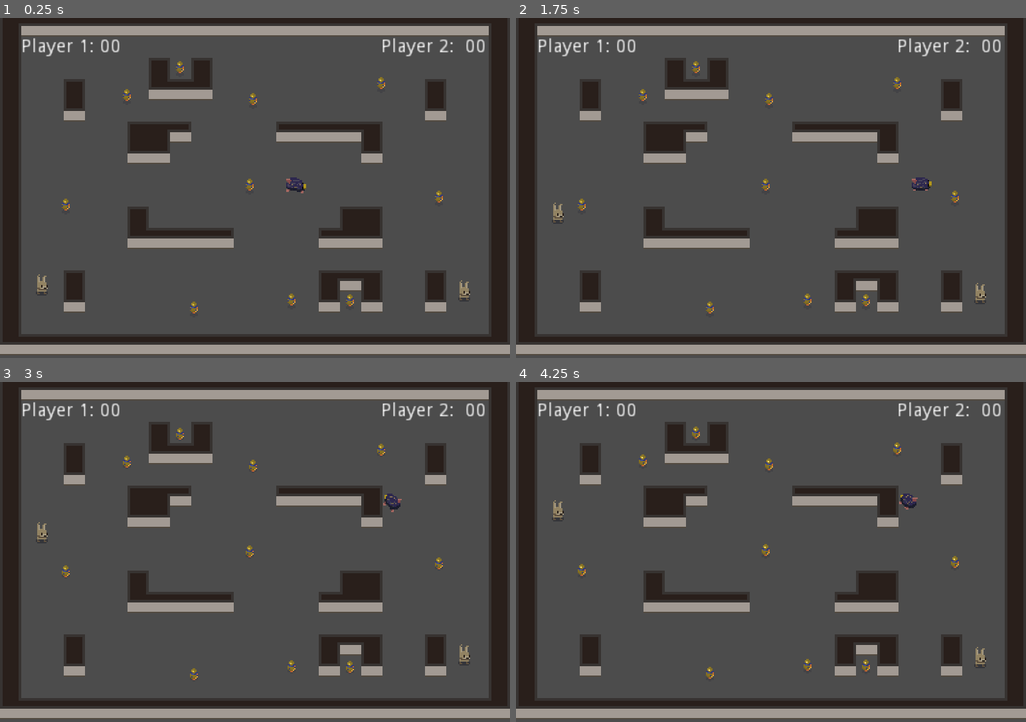
Above: before the commit, frames 1-4 (two rows, left to right).
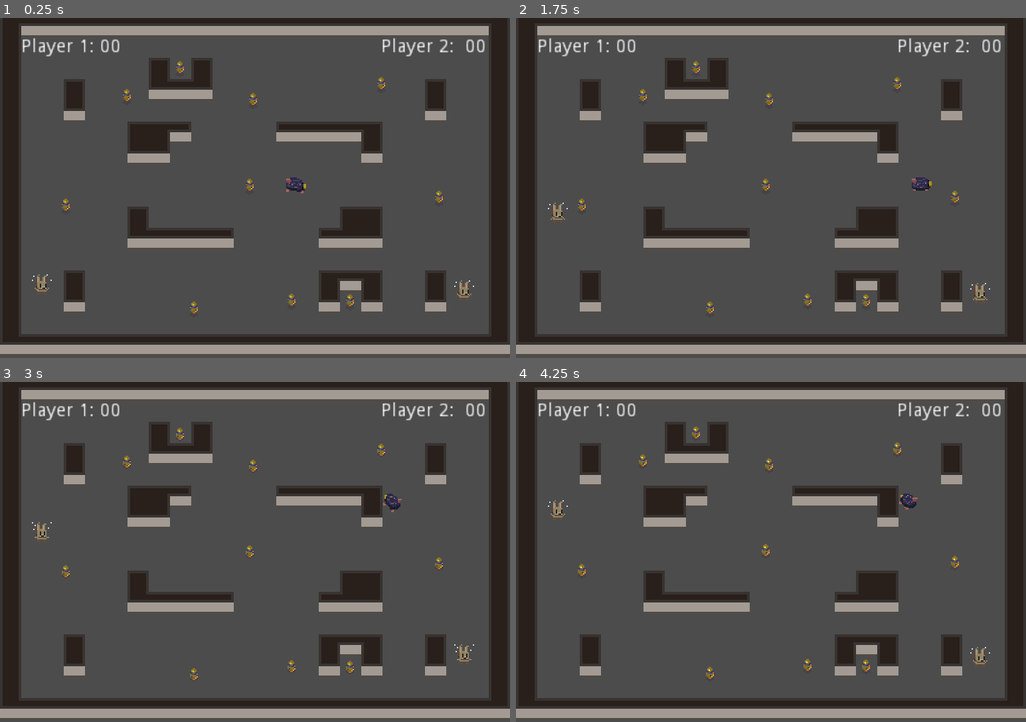
Above: after the commit, the same moments.

Repository: Pawel-9215/pipi_game
Game: Godot game, scene res://prototype_levels/Test_scene_1.tscn
Two runs of this game, one before a commit and one after it. Both use one fixed random seed, a clock stepped at 60 frames per second and the inputs below.
Inputs:
- Up to frame 1 (0.25 s): no input
- Up to frame 2 (1.75 s): tap Enter (ui_accept) at 0.5, 0.6, 0.77, 1.07, 1.52, 1.55 s; hold W (p1_up) 0.53-1.28 s; hold S (p1_down) from 1.28 s (still down); tap Down (p2_down) at 1.35 s
- Up to frame 3 (3 s): tap Enter (ui_accept) at 1.82, 2.3, 2.85 s; release S (p1_down) at 2.03 s; hold W (p1_up) from 2.03 s (still down); tap Up (p2_up) at 2.1 s
- Up to frame 4 (4.25 s): tap Enter (ui_accept) at 3.02, 3.32, 3.77, 3.8, 4.07 s; release W (p1_up) at 3.53 s; hold S (p1_down) from 3.53 s (still down); tap Down (p2_down) at 3.6 s

The runs differ from the first frame. In frame 1, 0.1% of the frame differs, in the area x 6-93%, y 75-83%; in frame 2, 0.1%; in frame 3, 0.1%, in the area x 6-93%, y 41-83%; in frame 4, 0.1%.
Error after the commit: Invalid get index 'player_1_character' (on base: 'Nil'). (res://players/Player_base.gd:47)

Commit message:
character saves

Diff:
--- a/GUI/MainMenu.gd
+++ b/GUI/MainMenu.gd
@@ -7,6 +7,31 @@
 var player_characters = ["bear", "bunny"]
 var player_1_character = 0
 var player_2_character = 1
+
+func save_player_data():
+	var player_data = {
+		"player_1_character": player_characters[player_1_character],
+		"player_2_character": player_characters[player_2_character]
+	}
+
+	var saved_players = File.new()
+	saved_players.open("user://savedplayers", File.WRITE)
+	saved_players.store_line(to_json(player_data))
+	saved_players.close()
+
+func load_player_data():
+	var player_data = File.new()
+	if not player_data.file_exists("user://savedplayers"):
+		return # Error, no save data!
+	player_data.open("user://savedplayers", File.READ)
+
+	var players = parse_json(player_data.get_line())
+	var player_1 = players["player_1_character"]
+	var player_2 = players["player_2_character"]
+
+	print(player_1, player_2)
+
+	player_data.close()
 
 func match_player_characters():
 	var animations = {"bear":"bear_idle",
@@ -42,11 +67,18 @@
 
 	match_player_characters()
 
+func start_game():
+	if Input.is_action_just_pressed("ui_accept"):
+		save_player_data()
+		load_player_data()
+
 # Called when the node enters the scene tree for the first time.
 func _ready():
 	match_player_characters()
+	save_player_data()
 
 
 # Called every frame. 'delta' is the elapsed time since the previous frame.
-func _process(delta):
+func _process(_delta):
 	change_characters()
+	start_game()
--- a/GUI/MainMenu.tscn
+++ b/GUI/MainMenu.tscn
@@ -113,14 +113,14 @@
 [node name="pipi" type="AnimatedSprite" parent="."]
 position = Vector2( 193.663, 126.198 )
 frames = SubResource( 6 )
-frame = 3
+frame = 1
 playing = true
 
 [node name="player_1_sprite" type="AnimatedSprite" parent="."]
 position = Vector2( 14.1843, 121.439 )
 frames = SubResource( 19 )
 animation = "bunny_idle"
-frame = 3
+frame = 4
 playing = true
 offset = Vector2( 68.4385, 0 )
 
@@ -128,5 +128,6 @@
 position = Vector2( 233.246, 121.5 )
 frames = SubResource( 19 )
 animation = "bear_idle"
+frame = 1
 playing = true
 offset = Vector2( 68.4385, 0 )
--- a/players/Player_base.gd
+++ b/players/Player_base.gd
@@ -9,7 +9,9 @@
 var acceleration = 10
 var friction = 20
 var current_speed = Vector2.ZERO
+var character_sprite
 export var Player_NO = 1
+
 
 enum {
 	MOVE,
@@ -19,10 +21,46 @@
 
 var state = MOVE
 
+func load_player_data():
+	var player_data = File.new()
+	if not player_data.file_exists("user://savedplayers"):
+		return # Error, no save data!
+	player_data.open("user://savedplayers", File.READ)
+
+	var players = parse_json(player_data.get_line())
+	var player_1 = players["player_1_character"]
+	var player_2 = players["player_2_character"]
+
+	print("players: ", player_1, player_2)
+
+	player_data.close()
+	return players
+
+func set_chosen_character():
+	var player_names = {
+		1:"player_1_character",
+		2:"player_2_character"
+	}
+	var this_player = player_names[Player_NO]
+	var player_data = load_player_data()
+
+	if player_data[this_player] == "bear":
+		print("this player is ", player_data[this_player])
+		character_sprite = $animations/bear
+		$animations/bunny.visible = false
+	if player_data[this_player] == "bunny":
+		print("this player is ", player_data[this_player])
+		character_sprite = $animations/bunny
+		$animations/bear.visible = false
+
+
+
+
 # Called when the node enters the scene tree for the first time.
 func _ready():
 	pass # Replace with function body.
 	print("Player %d Ready" % Player_NO)
+	set_chosen_character()
 
 func _physics_process(_delta):
 	match state:
--- a/players/Player_base.tscn
+++ b/players/Player_base.tscn
@@ -1,22 +1,255 @@
-[gd_scene load_steps=7 format=2]
-
-[ext_resource path="res://test_assets/bunny_1.png" type="Texture" id=1]
+[gd_scene load_steps=55 format=2]
+
+[ext_resource path="res://GFX/Players/player_bear_spritesheet.png" type="Texture" id=1]
 [ext_resource path="res://players/Player_base.gd" type="Script" id=2]
 [ext_resource path="res://players/modules/piggybank.tscn" type="PackedScene" id=3]
+[ext_resource path="res://GFX/Players/player_bunny_spritesheet.png" type="Texture" id=4]
 
 [sub_resource type="CapsuleShape2D" id=1]
 radius = 2.19002
 height = 4.60776
 
-[sub_resource type="SpriteFrames" id=2]
+[sub_resource type="AtlasTexture" id=2]
+atlas = ExtResource( 1 )
+region = Rect2( 0, 0, 16, 16 )
+
+[sub_resource type="AtlasTexture" id=3]
+atlas = ExtResource( 1 )
+region = Rect2( 0, 0, 16, 16 )
+
+[sub_resource type="AtlasTexture" id=4]
+atlas = ExtResource( 1 )
+region = Rect2( 16, 0, 16, 16 )
+
+[sub_resource type="AtlasTexture" id=5]
+atlas = ExtResource( 1 )
+region = Rect2( 32, 0, 16, 16 )
+
+[sub_resource type="AtlasTexture" id=6]
+atlas = ExtResource( 1 )
+region = Rect2( 48, 0, 16, 16 )
+
+[sub_resource type="AtlasTexture" id=7]
+atlas = ExtResource( 1 )
+region = Rect2( 64, 0, 16, 16 )
+
+[sub_resource type="AtlasTexture" id=8]
+atlas = ExtResource( 1 )
+region = Rect2( 80, 0, 16, 16 )
+
+[sub_resource type="AtlasTexture" id=9]
+atlas = ExtResource( 1 )
+region = Rect2( 96, 0, 16, 16 )
+
+[sub_resource type="AtlasTexture" id=10]
+atlas = ExtResource( 1 )
+region = Rect2( 112, 0, 16, 16 )
+
+[sub_resource type="AtlasTexture" id=11]
+atlas = ExtResource( 1 )
+region = Rect2( 0, 16, 16, 16 )
+
+[sub_resource type="AtlasTexture" id=12]
+atlas = ExtResource( 1 )
+region = Rect2( 16, 16, 16, 16 )
+
+[sub_resource type="AtlasTexture" id=13]
+atlas = ExtResource( 1 )
+region = Rect2( 32, 16, 16, 16 )
+
+[sub_resource type="AtlasTexture" id=14]
+atlas = ExtResource( 1 )
+region = Rect2( 48, 16, 16, 16 )
+
+[sub_resource type="AtlasTexture" id=15]
+atlas = ExtResource( 1 )
+region = Rect2( 64, 16, 16, 16 )
+
+[sub_resource type="AtlasTexture" id=16]
+atlas = ExtResource( 1 )
+region = Rect2( 80, 16, 16, 16 )
+
+[sub_resource type="AtlasTexture" id=17]
+atlas = ExtResource( 1 )
+region = Rect2( 96, 16, 16, 16 )
+
+[sub_resource type="AtlasTexture" id=18]
+atlas = ExtResource( 1 )
+region = Rect2( 112, 16, 16, 16 )
+
+[sub_resource type="AtlasTexture" id=19]
+atlas = ExtResource( 1 )
+region = Rect2( 0, 32, 16, 16 )
+
+[sub_resource type="AtlasTexture" id=20]
+atlas = ExtResource( 1 )
+region = Rect2( 16, 32, 16, 16 )
+
+[sub_resource type="AtlasTexture" id=21]
+atlas = ExtResource( 1 )
+region = Rect2( 32, 32, 16, 16 )
+
+[sub_resource type="AtlasTexture" id=22]
+atlas = ExtResource( 1 )
+region = Rect2( 48, 32, 16, 16 )
+
+[sub_resource type="AtlasTexture" id=23]
+atlas = ExtResource( 1 )
+region = Rect2( 64, 32, 16, 16 )
+
+[sub_resource type="AtlasTexture" id=24]
+atlas = ExtResource( 1 )
+region = Rect2( 80, 32, 16, 16 )
+
+[sub_resource type="SpriteFrames" id=25]
 animations = [ {
-"frames": [ ExtResource( 1 ) ],
+"frames": [ SubResource( 2 ) ],
 "loop": true,
 "name": "default",
 "speed": 5.0
+}, {
+"frames": [ SubResource( 3 ), SubResource( 4 ), SubResource( 5 ), SubResource( 6 ), SubResource( 7 ), SubResource( 8 ) ],
+"loop": true,
+"name": "Idle",
+"speed": 8.0
+}, {
+"frames": [ SubResource( 9 ), SubResource( 10 ), SubResource( 11 ), SubResource( 12 ), SubResource( 13 ), SubResource( 14 ) ],
+"loop": true,
+"name": "Run_rd",
+"speed": 12.0
+}, {
+"frames": [ SubResource( 15 ), SubResource( 16 ), SubResource( 17 ), SubResource( 18 ), SubResource( 19 ), SubResource( 20 ) ],
+"loop": true,
+"name": "Run_ru",
+"speed": 12.0
+}, {
+"frames": [ SubResource( 21 ), SubResource( 22 ), SubResource( 23 ), SubResource( 24 ) ],
+"loop": true,
+"name": "Attack",
+"speed": 12.0
 } ]
 
-[sub_resource type="CircleShape2D" id=3]
+[sub_resource type="AtlasTexture" id=27]
+atlas = ExtResource( 4 )
+region = Rect2( 0, 0, 16, 16 )
+
+[sub_resource type="AtlasTexture" id=28]
+atlas = ExtResource( 4 )
+region = Rect2( 0, 0, 16, 16 )
+
+[sub_resource type="AtlasTexture" id=29]
+atlas = ExtResource( 4 )
+region = Rect2( 16, 0, 16, 16 )
+
+[sub_resource type="AtlasTexture" id=30]
+atlas = ExtResource( 4 )
+region = Rect2( 32, 0, 16, 16 )
+
+[sub_resource type="AtlasTexture" id=31]
+atlas = ExtResource( 4 )
+region = Rect2( 48, 0, 16, 16 )
+
+[sub_resource type="AtlasTexture" id=32]
+atlas = ExtResource( 4 )
+region = Rect2( 64, 0, 16, 16 )
+
+[sub_resource type="AtlasTexture" id=33]
+atlas = ExtResource( 4 )
+region = Rect2( 80, 0, 16, 16 )
+
+[sub_resource type="AtlasTexture" id=34]
+atlas = ExtResource( 4 )
+region = Rect2( 96, 0, 16, 16 )
+
+[sub_resource type="AtlasTexture" id=35]
+atlas = ExtResource( 4 )
+region = Rect2( 112, 0, 16, 16 )
+
+[sub_resource type="AtlasTexture" id=36]
+atlas = ExtResource( 4 )
+region = Rect2( 0, 16, 16, 16 )
+
+[sub_resource type="AtlasTexture" id=37]
+atlas = ExtResource( 4 )
+region = Rect2( 16, 16, 16, 16 )
+
+[sub_resource type="AtlasTexture" id=38]
+atlas = ExtResource( 4 )
+region = Rect2( 32, 16, 16, 16 )
+
+[sub_resource type="AtlasTexture" id=39]
+atlas = ExtResource( 4 )
+region = Rect2( 48, 16, 16, 16 )
+
+[sub_resource type="AtlasTexture" id=40]
+atlas = ExtResource( 4 )
+region = Rect2( 64, 16, 16, 16 )
+
+[sub_resource type="AtlasTexture" id=41]
+atlas = ExtResource( 4 )
+region = Rect2( 80, 16, 16, 16 )
+
+[sub_resource type="AtlasTexture" id=42]
+atlas = ExtResource( 4 )
+region = Rect2( 96, 16, 16, 16 )
+
+[sub_resource type="AtlasTexture" id=43]
+atlas = ExtResource( 4 )
+region = Rect2( 112, 16, 16, 16 )
+
+[sub_resource type="AtlasTexture" id=44]
+atlas = ExtResource( 4 )
+region = Rect2( 0, 32, 16, 16 )
+
+[sub_resource type="AtlasTexture" id=45]
+atlas = ExtResource( 4 )
+region = Rect2( 16, 32, 16, 16 )
+
+[sub_resource type="AtlasTexture" id=46]
+atlas = ExtResource( 4 )
+region = Rect2( 32, 32, 16, 16 )
+
+[sub_resource type="AtlasTexture" id=47]
+atlas = ExtResource( 4 )
+region = Rect2( 48, 32, 16, 16 )
+
+[sub_resource type="AtlasTexture" id=48]
+atlas = ExtResource( 4 )
+region = Rect2( 64, 32, 16, 16 )
+
+[sub_resource type="AtlasTexture" id=49]
+atlas = ExtResource( 4 )
+region = Rect2( 80, 32, 16, 16 )
+
+[sub_resource type="SpriteFrames" id=50]
+animations = [ {
+"frames": [ SubResource( 27 ) ],
+"loop": true,
+"name": "default",
+"speed": 5.0
+}, {
+"frames": [ SubResource( 28 ), SubResource( 29 ), SubResource( 30 ), SubResource( 31 ), SubResource( 32 ), SubResource( 33 ) ],
+"loop": true,
+"name": "Idle",
+"speed": 8.0
+}, {
+"frames": [ SubResource( 34 ), SubResource( 35 ), SubResource( 36 ), SubResource( 37 ), SubResource( 38 ), SubResource( 39 ) ],
+"loop": true,
+"name": "Run_rd",
+"speed": 12.0
+}, {
+"frames": [ SubResource( 40 ), SubResource( 41 ), SubResource( 42 ), SubResource( 43 ), SubResource( 44 ), SubResource( 45 ) ],
+"loop": true,
+"name": "Run_ru",
+"speed": 12.0
+}, {
+"frames": [ SubResource( 46 ), SubResource( 47 ), SubResource( 48 ), SubResource( 49 ) ],
+"loop": true,
+"name": "Attack",
+"speed": 12.0
+} ]
+
+[sub_resource type="CircleShape2D" id=26]
 radius = 5.56566
 
 [node name="Player" type="KinematicBody2D"]
@@ -28,9 +261,21 @@
 rotation = -1.57079
 shape = SubResource( 1 )
 
-[node name="animated_sprite" type="AnimatedSprite" parent="."]
-position = Vector2( -0.481023, -5.65221 )
-frames = SubResource( 2 )
+[node name="animations" type="Node2D" parent="."]
+
+[node name="bear" type="AnimatedSprite" parent="animations"]
+position = Vector2( -0.483013, -5.6466 )
+frames = SubResource( 25 )
+animation = "Attack"
+frame = 1
+playing = true
+
+[node name="bunny" type="AnimatedSprite" parent="animations"]
+position = Vector2( -0.468224, -5.66547 )
+frames = SubResource( 50 )
+animation = "Attack"
+frame = 3
+playing = true
 
 [node name="piggybank" parent="." instance=ExtResource( 3 )]
 position = Vector2( -0.018178, -2.57662 )
Not shown: 1 places in players/Player_base.tscn that only renumber resources
